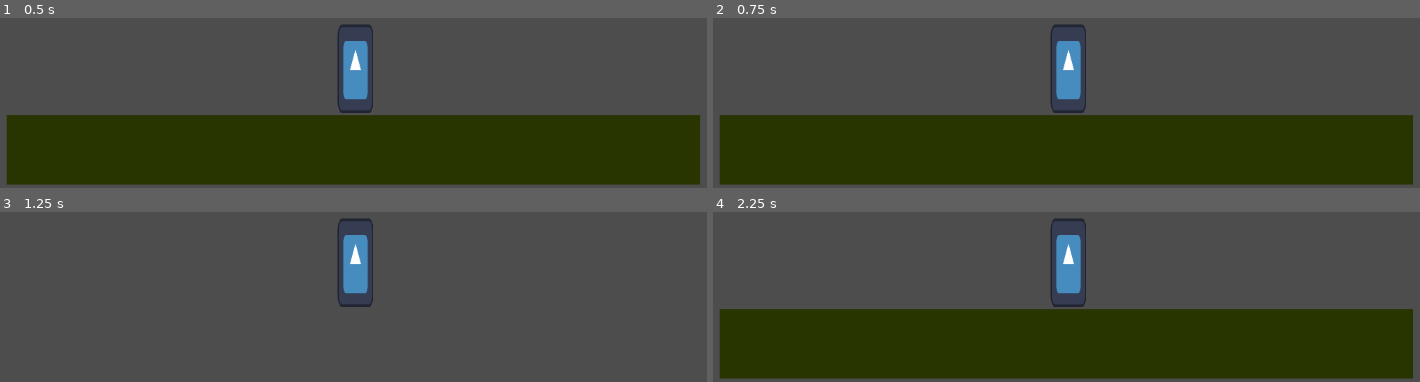
Above: before the commit, frames 1-4 (two rows, left to right).
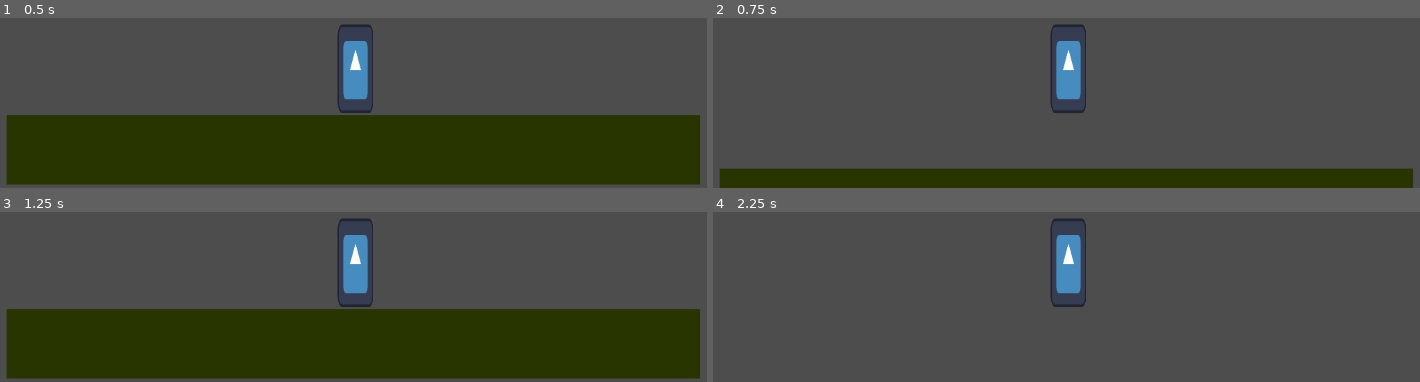
Above: after the commit, the same moments.

Repository: Maroet01/BoomerangGame
Game: Godot game, scene res://scenes/world.tscn
Two runs of this game, one before a commit and one after it. Both use one fixed random seed, a clock stepped at 60 frames per second and the inputs below. The engine's default icon, where the game draws it, is replaced by a stand-in: a white triangle on a blue panel in a dark square.
Inputs:
- Up to frame 1 (0.5 s): no input
- Up to frame 2 (0.75 s): tap Enter at 0.5 s; hold E (shot_right) from 0.53 s (still down); tap F (recall_boomerang) at 0.6 s
- Up to frame 3 (1.25 s): keep holding E (shot_right); tap Up (jump) at 0.77 s
- Up to frame 4 (2.25 s): tap Space at 1.25 s; tap F (recall_boomerang) at 1.35, 2.1 s; tap Up (jump) at 1.52 s; release E (shot_right) at 2.03 s; hold Q (shot_left) from 2.03 s (still down)

Frame 1 is identical in both runs. In frame 2, 33% of the frame differs, in the area x 0-100%, y 57-100%; in frame 3, 40%, in the area x 0-100%, y 57-99%; in frame 4, 40%.

Commit message:
fix the problem that the boomerang is not spawning relativ to the player

Diff:
--- a/scripts/player.gd
+++ b/scripts/player.gd
@@ -48,7 +48,7 @@
 		return
 
 	boomerang_instance = BOOMERANG.instantiate()
-	boomerang_instance.position = Vector2(0,0)
+	boomerang_instance.position = position
 	boomerang_instance.set("direction", Vector2(direction, 0))
 	get_parent().add_child(boomerang_instance) # this is so the boomerang does not move with the player
 
